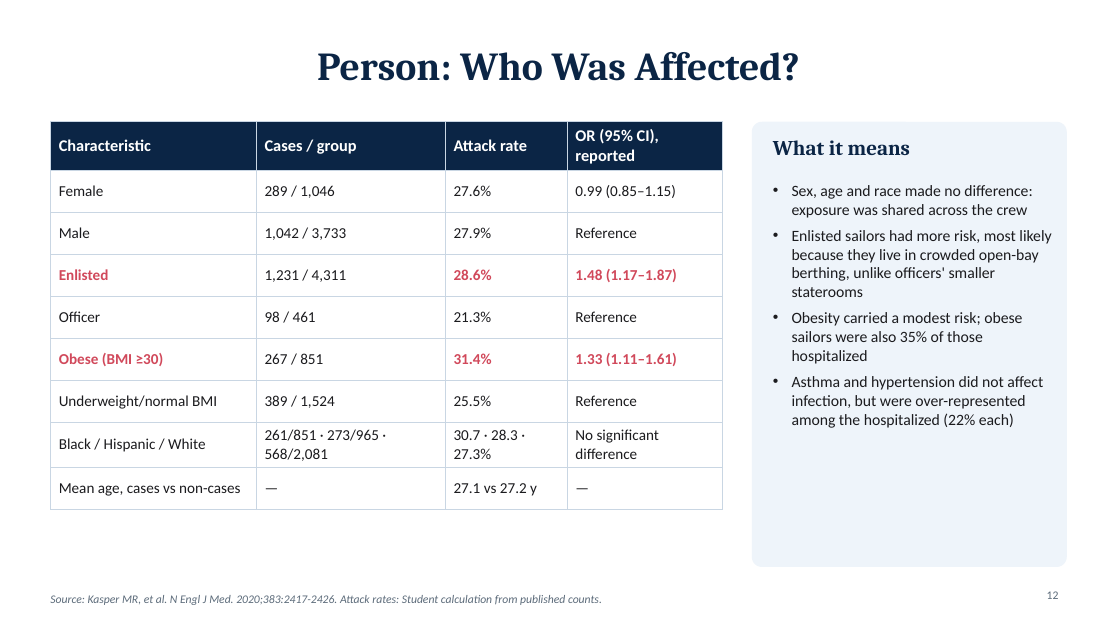
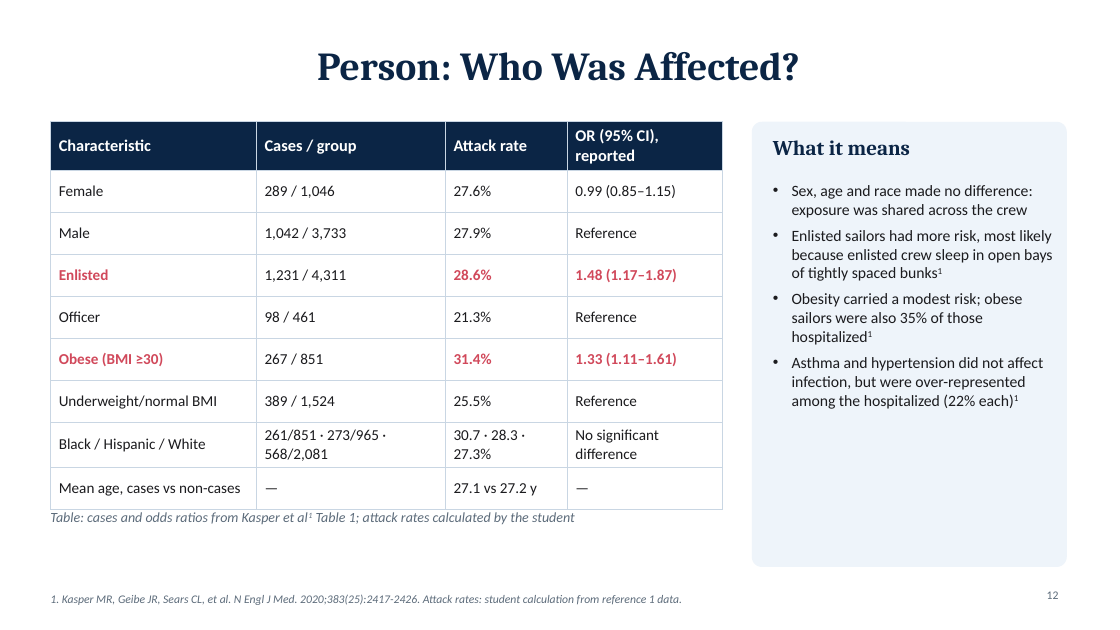
Before and after one commit to adebowa96/Research, a slide deck: slide 12 of Outbreak_of_the_Day/Covid19_Aircraft_Carrier_Outbreak.pptx. Drawn at 1120x630 pixels with LibreOffice and Linux fonts; fonts in the diff are those of the drawing. Boxes give left, top, right and bottom in pixels: in the first picture for what was removed or moved away, otherwise in the second. Text is boxed around its words. In the diff, an @@ line names an element or a change of style, - is before the commit and + after.

```diff
--- a/Outbreak_of_the_Day/Covid19_Aircraft_Carrier_Outbreak.pptx
+++ b/Outbreak_of_the_Day/Covid19_Aircraft_Carrier_Outbreak.pptx
@@ text at <box>792,230,1053,409</box>: text changed @@
-• Enlisted sailors had more risk, most likely because they live in crowded open-bay berthing, unlike officers' smaller staterooms
-• Obesity carried a modest risk; obese sailors were also 35% of those hospitalized
-• Asthma and hypertension did not affect infection, but were over-represented among the hospitalized (22% each)
+• Enlisted sailors had more risk, most likely because enlisted crew sleep in open bays of tightly spaced bunks1
+• Obesity carried a modest risk; obese sailors were also 35% of those hospitalized1
+• Asthma and hypertension did not affect infection, but were over-represented among the hospitalized (22% each)1
@@ text added at <box>50,512,575,524</box>, 12 pt, text #5C6B7A, italic @@
+Table: cases and odds ratios from Kasper et al1 Table 1; attack rates calculated by the student
@@ text at <box>50,594,682,605</box>: text changed @@
-Source: Kasper MR, et al. N Engl J Med. 2020;383:2417-2426. Attack rates: Student calculation from published counts.
+1. Kasper MR, Geibe JR, Sears CL, et al. N Engl J Med. 2020;383(25):2417-2426. Attack rates: student calculation from reference 1 data.
```
Also in this commit, not shown: 19 other slides changed.
